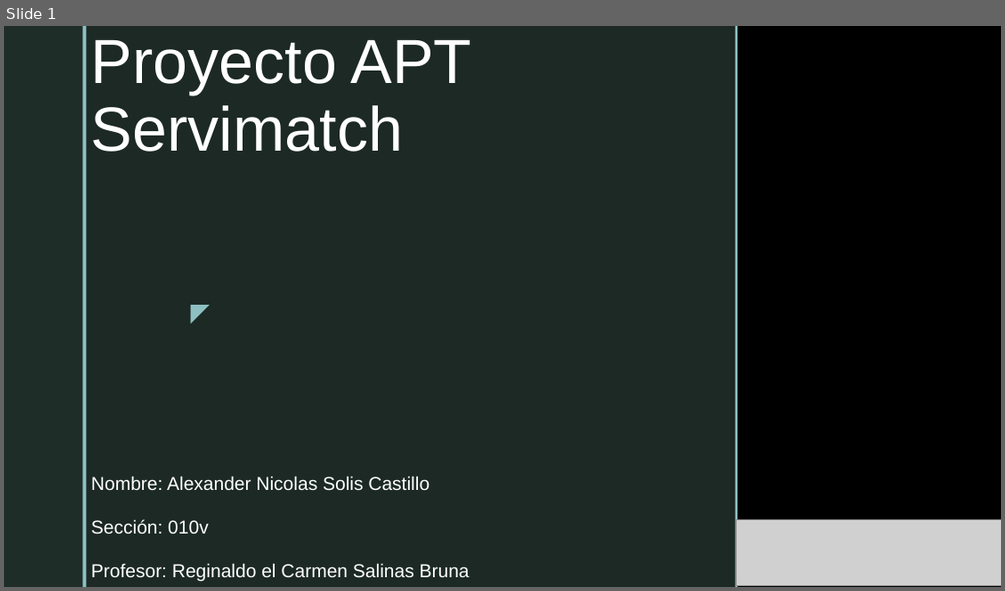
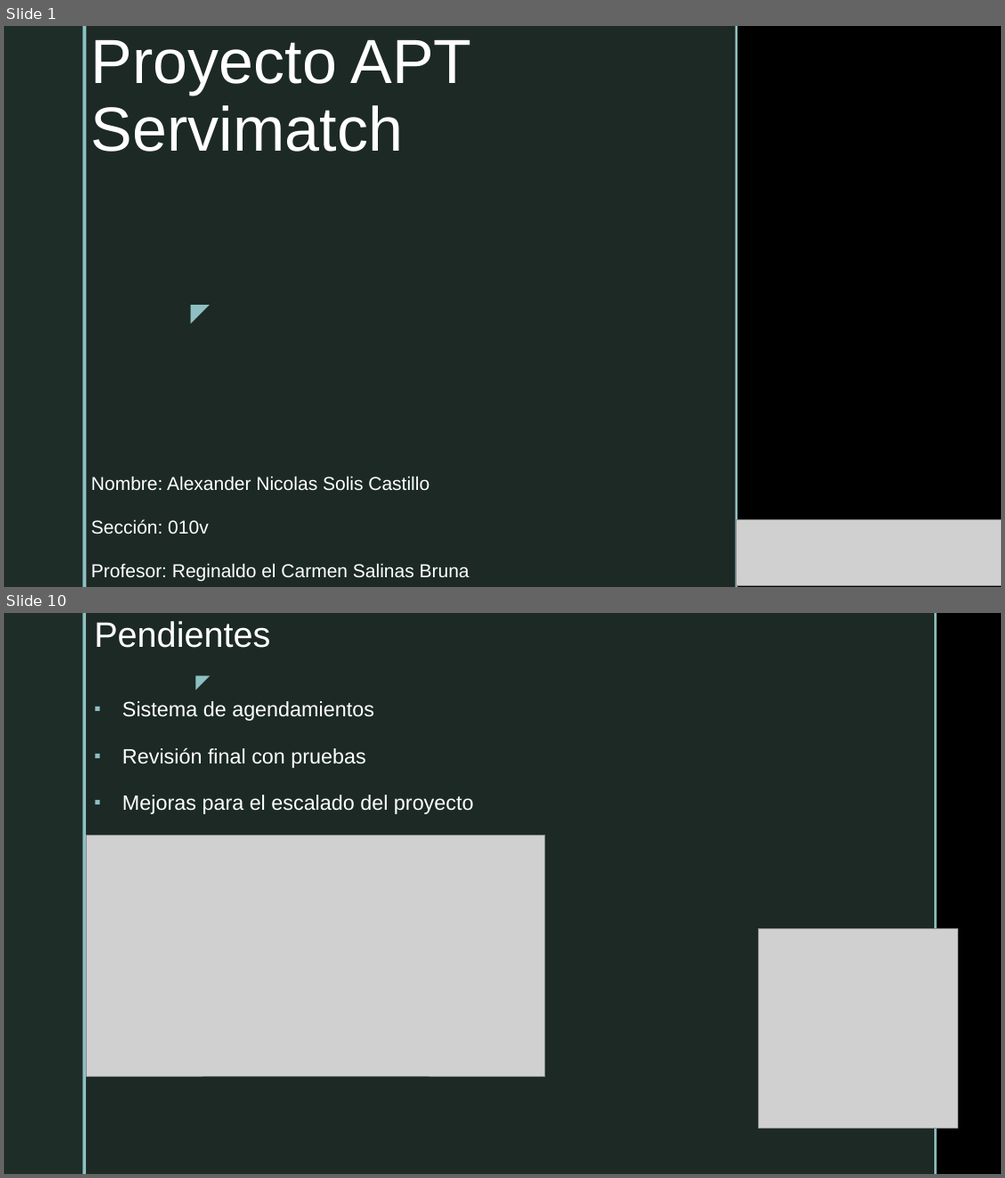
Before and after one commit to AleSolis-Duoc/ProyectoAPT_AS2026, a slide deck: fase2/Proyecto APT2.pptx. Shown one above the other, each under a label of ours: slide 1 before the commit, slides 1 and 10 after it; the slides between them are not shown. The pictures are 1005x591 and 1005x1178 pixels, drawn with LibreOffice and Linux fonts; fonts in the diff are those of the drawing; grey boxes stand for pictures; background and template pictures are left out. Boxes give left, top, right and bottom in pixels: in the first picture for what was removed or moved away, otherwise in the second. Text is boxed around its words. In the diff, an @@ line names an element or a change of style, - is before the commit and + after.

```diff
--- a/fase2/Proyecto APT2.pptx
+++ b/fase2/Proyecto APT2.pptx
@@ slide 10 added at [4, 613, 1001, 1174], background picture (left out); not listed: 2 template elements that a slide beside it also shows @@
@@ rectangle added at [86, 613, 934, 1174], fill #1F2D29 at 92% opacity @@
@@ title added at [94, 621, 270, 648], 34 pt, text #FFFFFF @@
+Pendientes
@@ rectangle added at [934, 613, 937, 1174], fill #8EC0C1 @@
@@ text added at [184, 666, 217, 695], 18 pt, text #8EC0C1 @@
+◤
@@ text added at [122, 701, 474, 814], 20 pt, text #FFFFFF @@
+▪ Sistema de agendamientos
+▪ Revisión final con pruebas
+▪ Mejoras para el escalado del proyecto
@@ picture added at [87, 835, 545, 1076] @@
@@ picture added at [758, 929, 957, 1128] @@
```
Also in this commit, not shown: 9 other slides added, 11 slides removed, 17 other files.
